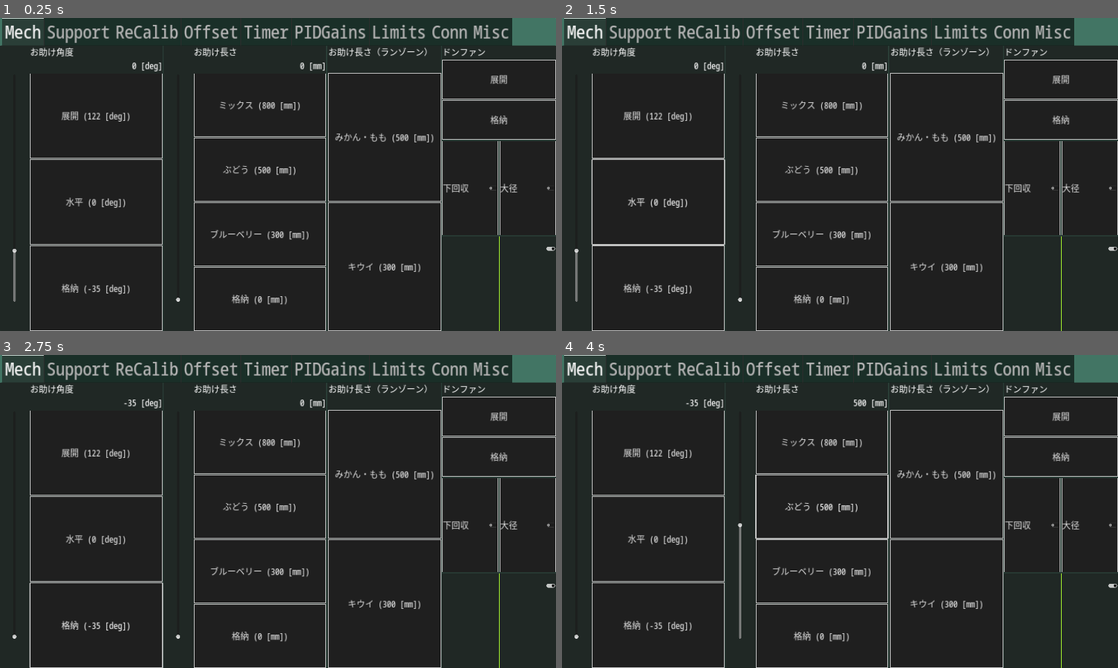
Above: before the commit, frames 1-4 (two rows, left to right).
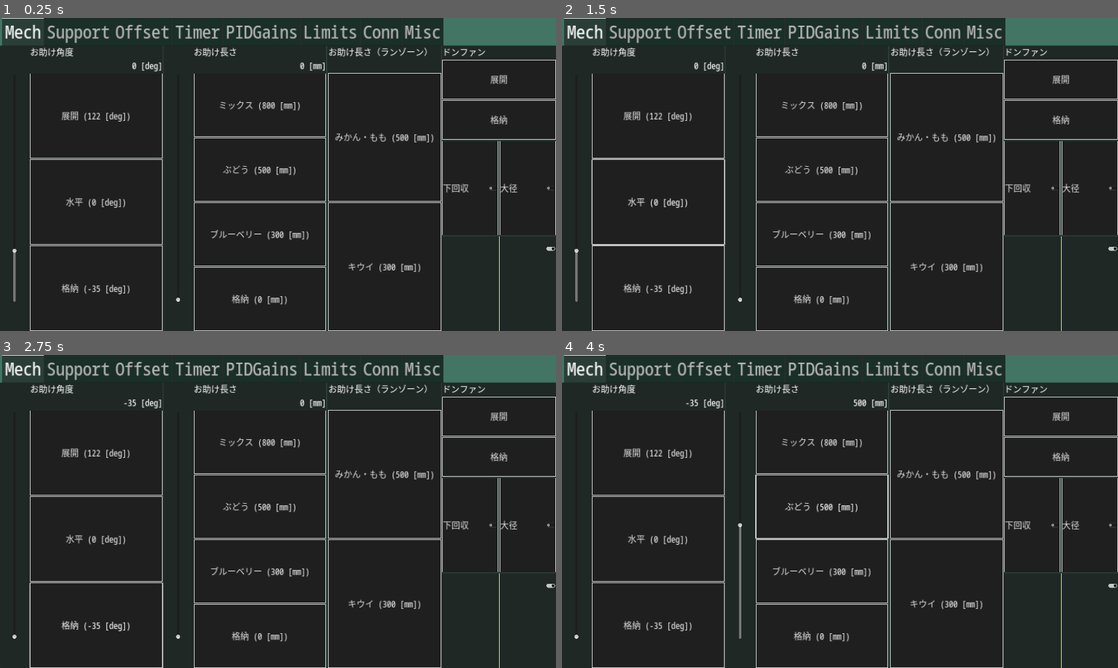
Above: after the commit, the same moments.

Repository: omuct-robotclub/nhk2023-team-a-controller
Game: Godot game, scene res://controls/controller.tscn
The game is run twice, just before and just after one commit, with the same random seed, the same clock (stepped at 60 frames per second) and the same inputs.
Inputs:
- Up to frame 1 (0.25 s): no input
- Up to frame 2 (1.5 s): click "展開 (122 [deg])" at 0.5 s; click "水平 (0 [deg])" at 1.25 s
- Up to frame 3 (2.75 s): click "格納 (-35 [deg])" at 2 s
- Up to frame 4 (4 s): click "ミックス (800 [mm])" at 2.75 s; click "ぶどう (500 [mm])" at 3.5 s

The runs differ from the first frame. In frame 1, 2.5% of the frame differs, in the area x 20-93%, y 0-9%; in frame 2, 2.5%; in frame 3, 2.5%; in frame 4, 2.5%.

Commit message:
move recalibration tab

Diff:
--- a/controls/controller.tscn
+++ b/controls/controller.tscn
@@ -1,10 +1,9 @@
-[gd_scene load_steps=24 format=3 uid="uid://cgn8t07t2if4f"]
+[gd_scene load_steps=23 format=3 uid="uid://cgn8t07t2if4f"]
 
 [ext_resource type="Theme" uid="uid://baqy2s2jpay2" path="res://theme.tres" id="1_vm7p2"]
 [ext_resource type="Script" path="res://scripts/avoid_notch.gd" id="2_3tkds"]
 [ext_resource type="Script" path="res://scripts/robot_controller.gd" id="3_oi048"]
 [ext_resource type="Script" path="res://scripts/reset_presets_button.gd" id="4_0p5sv"]
-[ext_resource type="Script" path="res://scripts/recalibration.gd" id="4_3eh2p"]
 [ext_resource type="Script" path="res://scripts/acc_limit_controller.gd" id="4_lqmxo"]
 [ext_resource type="Script" path="res://scripts/time_signal.gd" id="4_taf0e"]
 [ext_resource type="Script" path="res://scripts/support_controller.gd" id="4_yedj2"]
@@ -286,6 +285,32 @@
 size_flags_vertical = 3
 text = "格納"
 
+[node name="Calibration" type="VBoxContainer" parent="MarginContainer/MainController/TabContainer/Support/HBoxContainer"]
+layout_mode = 2
+size_flags_horizontal = 3
+
+[node name="Label" type="Label" parent="MarginContainer/MainController/TabContainer/Support/HBoxContainer/Calibration"]
+layout_mode = 2
+text = "キャリブレーション"
+
+[node name="ArmLength" type="Button" parent="MarginContainer/MainController/TabContainer/Support/HBoxContainer/Calibration"]
+layout_mode = 2
+size_flags_horizontal = 3
+size_flags_vertical = 3
+text = "お助け長さ"
+
+[node name="Expander" type="Button" parent="MarginContainer/MainController/TabContainer/Support/HBoxContainer/Calibration"]
+layout_mode = 2
+size_flags_horizontal = 3
+size_flags_vertical = 3
+text = "ロジャー"
+
+[node name="ArmAngle" type="Button" parent="MarginContainer/MainController/TabContainer/Support/HBoxContainer/Calibration"]
+layout_mode = 2
+size_flags_horizontal = 3
+size_flags_vertical = 3
+text = "お助け角度"
+
 [node name="DonfanControlButtons" type="VBoxContainer" parent="MarginContainer/MainController/TabContainer/Support/HBoxContainer"]
 layout_mode = 2
 size_flags_horizontal = 3
@@ -322,34 +347,6 @@
 layout_mode = 2
 size_flags_vertical = 3
 text = "ロープ超え"
-
-[node name="ReCalib" type="Panel" parent="MarginContainer/MainController/TabContainer"]
-visible = false
-layout_mode = 2
-script = ExtResource("4_3eh2p")
-
-[node name="HBoxContainer" type="HBoxContainer" parent="MarginContainer/MainController/TabContainer/ReCalib"]
-layout_mode = 1
-anchors_preset = 15
-anchor_right = 1.0
-anchor_bottom = 1.0
-grow_horizontal = 2
-grow_vertical = 2
-
-[node name="ArmLength" type="Button" parent="MarginContainer/MainController/TabContainer/ReCalib/HBoxContainer"]
-layout_mode = 2
-size_flags_horizontal = 3
-text = "お助け長さ"
-
-[node name="Expander" type="Button" parent="MarginContainer/MainController/TabContainer/ReCalib/HBoxContainer"]
-layout_mode = 2
-size_flags_horizontal = 3
-text = "ロジャー"
-
-[node name="ArmAngle" type="Button" parent="MarginContainer/MainController/TabContainer/ReCalib/HBoxContainer"]
-layout_mode = 2
-size_flags_horizontal = 3
-text = "お助け角度"
 
 [node name="Offset" type="Panel" parent="MarginContainer/MainController/TabContainer"]
 visible = false
--- a/scripts/recalibration.gd
+++ /dev/null
@@ -1,19 +0,0 @@
-extends Panel
-
-@onready var arm_length: Button = $HBoxContainer/ArmLength
-@onready var expander: Button = $HBoxContainer/Expander
-@onready var arm_angle: Button = $HBoxContainer/ArmAngle
-
-func _ready() -> void:
-    arm_length.pressed.connect(
-        func() -> void:
-            RobotInterface.set_arm_length(-1)
-    )
-    expander.pressed.connect(
-        func() -> void:
-            RobotInterface.set_expander_length(-1)
-    )
-    arm_angle.pressed.connect(
-        func() -> void:
-            RobotInterface.set_arm_angle(deg_to_rad(-61))
-    )
--- a/scripts/support_controller.gd
+++ b/scripts/support_controller.gd
@@ -7,7 +7,9 @@
 @onready var donfan_retract_button: Button = $HBoxContainer/DonfanControlButtons/DonfanRetractButton
 @onready var pre_get_over_button: Button = $HBoxContainer/GetOverControlButtons/PreGetOverButton
 @onready var post_get_over_button: Button = $HBoxContainer/GetOverControlButtons/PostGetOverButton
-
+@onready var arm_length: Button = $HBoxContainer/Calibration/ArmLength
+@onready var expander: Button = $HBoxContainer/Calibration/Expander
+@onready var arm_angle: Button = $HBoxContainer/Calibration/ArmAngle
 
 func _ready() -> void:
     arm_virtical_button.pressed.connect(
@@ -43,3 +45,15 @@
             RobotInterface.set_large_wheel_cmd(0.0)
             RobotInterface.set_arm_angle(deg_to_rad(-60))
     )
+    arm_length.pressed.connect(
+        func() -> void:
+            RobotInterface.set_arm_length(-1)
+    )
+    expander.pressed.connect(
+        func() -> void:
+            RobotInterface.set_expander_length(-1)
+    )
+    arm_angle.pressed.connect(
+        func() -> void:
+            RobotInterface.set_arm_angle(deg_to_rad(-61))
+    )
